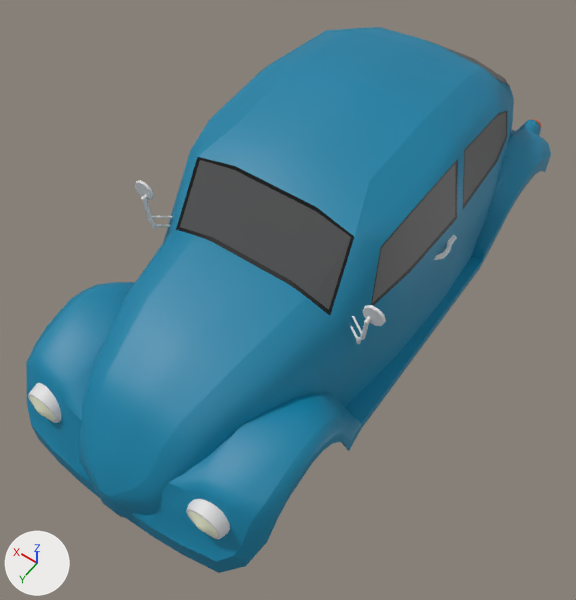
The FBX model CarPG/Assets/Models/Cars/Bug/car_nowheels.fbx: old version first, new version second.
One viewpoint serves both versions: a 50 mm camera at (-1.99, 3.23, 3.99) aimed at (-0.07, 0.56, -0.22). The lights are fixed; the arrows at lower left show +X, +Y and +Z. Where no turn or scale is listed for an object, it has been applied to the vertices.

Objects in the first picture: 'BugModel'.
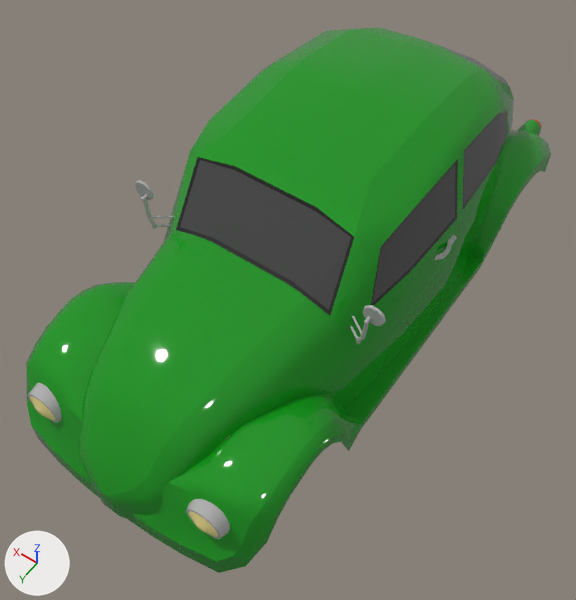
Changed parts and their boxes (x1, y1, x2, y2) in the pictures (576 x 600 px; the box of a moved part takes in the faces that stretch with it):
'BugModel', reshaped: before (26, 27, 551, 573); after (26, 28, 551, 573)
part 1 of me_mesh, moved or reshaped: (59, 297, 118, 450) in both
part 2 of me_mesh, moved or reshaped: (160, 408, 295, 525) in both
part 3 of me_mesh, recoloured (white to grey): (28, 180, 457, 539) in both
part 4 of me_mesh, recoloured (cyan to green): (26, 29, 551, 573) in both
part 5 of me_mesh, recoloured (grey to yellow): (30, 396, 218, 537) in both
part 6 of me_mesh, recoloured: (180, 113, 506, 310) in both
part 7 of me_mesh, recoloured: (176, 80, 509, 315) in both

The change, as a diff of the scene's bpy script:
```diff
--- a/CarPG/Assets/Models/Cars/Bug/car_nowheels.fbx.py
+++ b/CarPG/Assets/Models/Cars/Bug/car_nowheels.fbx.py
@@ img_uvcargreen_jpg @@
+img_uvcargreen_jpg = load_image('UVCarGreen.jpg', 'skins/UVCarGreen.jpg', 2048, 2048, 'sRGB')
@@ mat_carblue @@
+mat_carblue = principled_material('CarBlue')
+mat_carblue.texture = img_uvcargreen_jpg
+mat_carblue.roughness = 0.045
@@ me_mesh @@
 # used by ob_bugmodel; location = (0.0, 0.0, 0.0)
-me_mesh.from_pydata(...)  # 1886 vertices, 2144 faces; spans x -0.92..0.92, y -2.29..2.26, z -0.61..0.97
-me_mesh.materials.append(mat_backlightcolor)  # orange #c45300
-me_mesh.materials.append(mat_lambert2)  # grey #bcbcbc
-me_mesh.materials.append(mat_carmirror)  # white #ffffff
+me_mesh.from_pydata(...)  # 1882 vertices, 2146 faces; spans x -0.92..0.92, y -2.29..2.26, z -0.61..0.97
+# me_mesh part 1
+# 3 vertices are removed from x 0.5..0.52, y 1.55..1.67, z 0.0..0.07
+# 10 faces are deleted
+# 1 vertex moves within x 0.51, y 1.68, z 0.0
+# 1 vertex is added at (0.51, 1.57, 0.07)
+# 10 new faces join them
+# me_mesh part 2
+# 3 vertices are removed from x -0.52..-0.5, y 1.55..1.67, z 0.0..0.07
+# 10 faces are deleted
+# 1 vertex moves within x -0.51, y 1.68, z 0.0
+# 1 vertex is added at (-0.51, 1.57, 0.07)
+# 10 new faces join them
+# me_mesh part 3: 928 faces spanning x -0.91..0.91, y -1.37..2.11, z -0.58..0.56 switch from mat_carframe (light grey #dedede) to mat_carblue (picture img_uvcargreen_jpg)
+# me_mesh part 4: 830 faces spanning x -0.92..0.92, y -2.29..2.26, z -0.61..0.97 switch from mat_carcolor (cyan #0082a7) to mat_carblue (picture img_uvcargreen_jpg)
+# me_mesh part 5: 80 faces spanning x -0.72..0.72, y 2.11..2.14, z -0.27..-0.06 switch from mat_carlight (white #fcffe0) to mat_carblue (picture img_uvcargreen_jpg)
+# me_mesh part 6: 18 faces spanning x -0.8..0.8, y -1.66..0.83, z 0.34..0.79 switch from mat_carglass (dark grey #585858) to mat_carblue (picture img_uvcargreen_jpg)
+# me_mesh part 7: 46 faces spanning x -0.81..0.81, y -1.68..0.85, z 0.31..0.81 switch from mat_glassborder (black #070707) to mat_carblue (picture img_uvcargreen_jpg)
```
